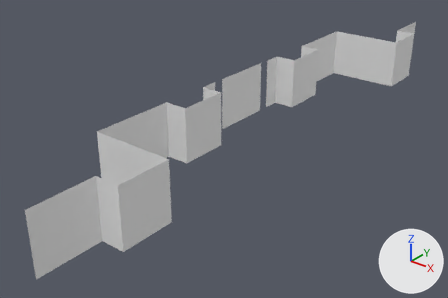
The FBX model p55/walls/p55-wall-back-v1-roof.fbx as it was, and as the next commit left it.
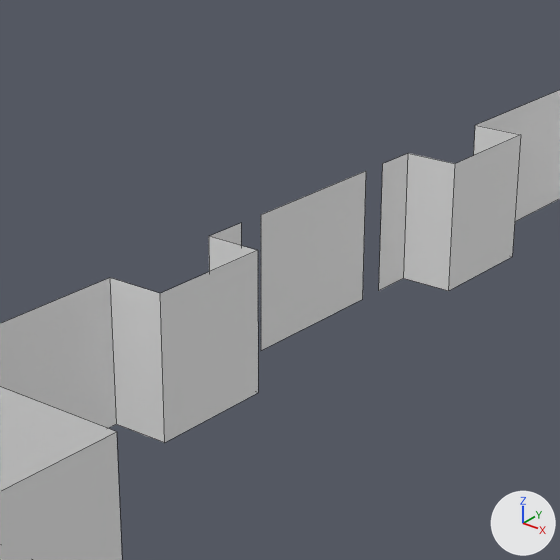
Old and new are each drawn whole from a camera (50 mm lens) standing at (15.9, -40.7, 13.4) and looking at (-2.1, -18.1, -0.6) and again close up on the part from 28% to 74% of the width and 0% to 69% of the height. The axes (+X, +Y, +Z) are drawn at lower right. The lights are the same throughout. The older version's two pictures come first. The close-ups show mesh edges as thin lines.

Objects in the first close-up: 'p55-wall-back-v1-roof'.
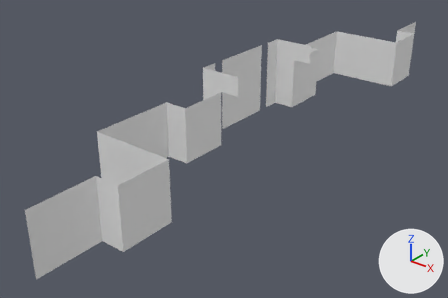
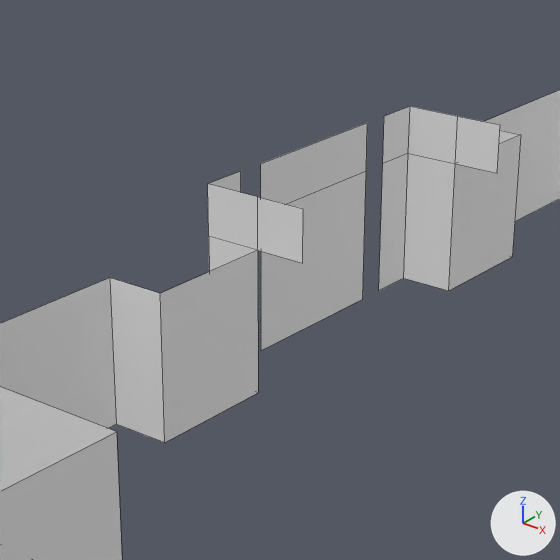
Changed parts and their boxes (x1, y1, x2, y2) in the close-ups (560 x 560 px):
part 1 of me_plane_115, added
    after: (208, 106, 500, 263)

The change, as a diff of the scene's bpy script:
```diff
--- a/p55/walls/p55-wall-back-v1-roof.fbx.py
+++ b/p55/walls/p55-wall-back-v1-roof.fbx.py
@@ me_plane_115 @@
 # used by ob_p55_wall_back_v1_roof; location = (0.0, 0.0, 0.0)
 # verts and faces of me_plane_115; kept vertices keep their numbers, new ones are numbered from 44
 # before: 4 (-2.9, -12.4, 2.8) at pixel (408, 153), 9 (-1.8, -12.4, 2.8) at pixel (455, 163), 18 (-2.9, -17.9, 2.8) at pixel (241, 222), 28 (-1.8, -18.8, 2.8) at pixel (257, 250), 33 (-2.9, -18.8, 2.8) at pixel (208, 236)
 # before: 34 (-2.9, -17.3, 2.8) at pixel (260, 214), 42 (-2.9, -13.3, 2.8) at pixel (382, 163), 43 (-2.9, -13.9, 2.8) at pixel (366, 170)
-me_plane_115.from_pydata(...)  # 44 vertices, 19 faces; spans x -2.9..1.2, y -31.2..0.0, z 0.0..2.8
+me_plane_115.from_pydata(...)  # 56 vertices, 26 faces; spans x -2.9..1.2, y -31.2..0.0, z 0.0..3.8
+# me_plane_115 part 1
+for new, old in zip([*range(44, 52)], [4, 9, 18, 28, 33, 34, 42, 43]): verts[new] = verts[old] + (0.0, 0.0, 1.0)
+for new, old in zip([*range(52, 56)], [9, 28, 45, 47]): verts[new] = verts[old] + (1.0, 0.0, 0.0)
+faces += [(28, 47, 48, 33), (4, 44, 45, 9), (4, 42, 50, 44), (18, 33, 48, 46), (34, 49, 51, 43), (9, 45, 54, 52)]
+faces += [(28, 53, 55, 47)]
 me_plane_115.materials.append(mat_p55_brick_tiling)
```
